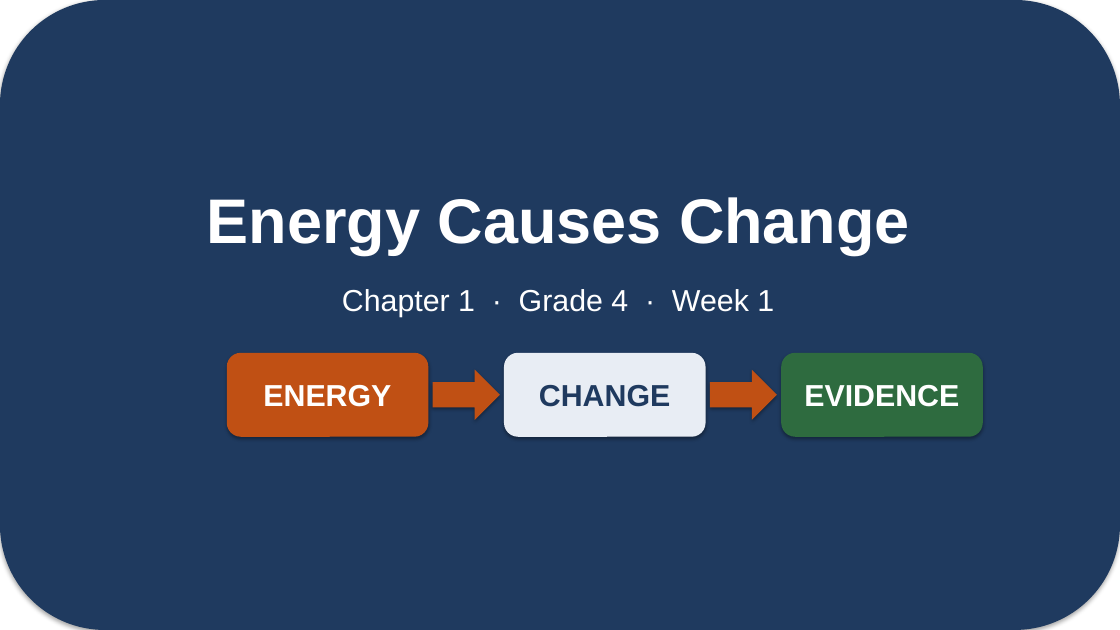
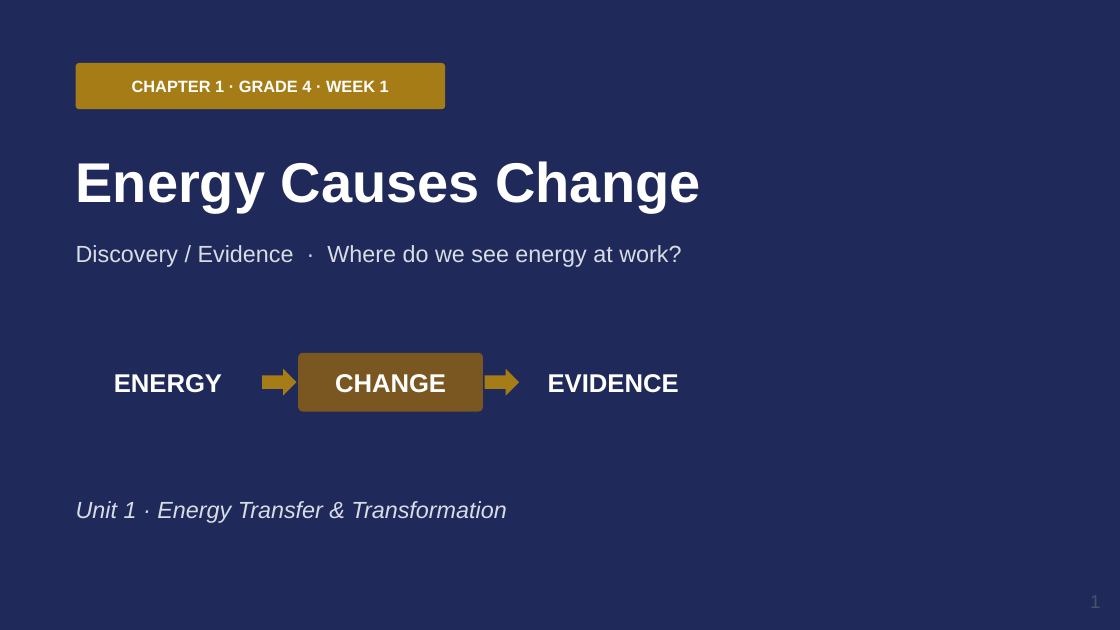
Before and after one commit to owenreagan-cyber/grade-4-energy-transfer-transformation, a slide deck: slide 1 of production/slides/01-ch1-energy-causes-change-slides.pptx. Drawn at 1120x630 pixels with LibreOffice and Linux fonts; fonts in the diff are those of the drawing. Boxes give left, top, right and bottom in pixels: in the first picture for what was removed or moved away, otherwise in the second. Text is boxed around its words. In the diff, an @@ line names an element or a change of style, - is before the commit and + after.

Commit message:
Build Chapter 1 gold-standard slideshow and sync playbook

```diff
--- a/production/slides/01-ch1-energy-causes-change-slides.pptx
+++ b/production/slides/01-ch1-energy-causes-change-slides.pptx
@@ rectangle at (0,0,1120,630): rounded rectangle to rectangle; fill #1F3A5F to #1F2A5A; shadow off @@
@@ rounded rectangle "CHAPTER 1 · GRADE 4 ...": place and size @@
-rounded rectangle "CHAPTER 1 · GRADE 4 ..." at (342,289,774,317)
+rounded rectangle "CHAPTER 1 · GRADE 4 ..." at (76,63,445,109)
@@ rounded rectangle "CHAPTER 1 · GRADE 4 ..." at (76,63,445,109): vertical alignment top to middle; fill none to #A67C16 @@
@@ text in rounded rectangle at (132,80,389,92): text changed; size 26 to 14 pt; bold on @@
-Chapter 1 · Grade 4 · Week 1
+CHAPTER 1 · GRADE 4 · WEEK 1
@@ text "Energy Causes Change": place and size @@
-text "Energy Causes Change" at (207,197,910,254)
+text "Energy Causes Change" at (76,161,700,212)
@@ text "Energy Causes Change" at (76,161,700,212): size 54 to 48 pt; alignment centre to left; more space between paragraphs @@
@@ text added at (76,245,681,267), 20 pt, text #D8DCE4 @@
+Discovery / Evidence · Where do we see energy at work?
@@ text "ENERGY": place and size @@
-text "ENERGY" at (227,353,429,437)
+text "ENERGY" at (114,374,222,393)
@@ text "ENERGY" at (114,374,222,393): size 26 to 22 pt; fill #C05014 to none; shadow off @@
@@ rounded rectangle "CHANGE": place and size @@
-rounded rectangle "CHANGE" at (504,353,706,437)
+rounded rectangle "CHANGE" at (298,353,483,412)
@@ rounded rectangle "CHANGE" at (298,353,483,412): size 26 to 22 pt, text colour #1F3A5F to #FFFFFF; fill #E8EDF4 to #7A5620; shadow off; proportions changed @@
@@ text "EVIDENCE": place and size @@
-text "EVIDENCE" at (781,353,983,437)
+text "EVIDENCE" at (548,374,679,393)
@@ text "EVIDENCE" at (548,374,679,393): size 26 to 22 pt; fill #2E6B3F to none; shadow off @@
@@ right arrow added at (262,369,297,396), fill #A67C16 @@
@@ right arrow: place and size @@
-right arrow at (433,370,500,420)
+right arrow at (485,369,519,396)
@@ right arrow at (485,369,519,396): fill #C05014 to #A67C16; shadow off @@
@@ right arrow removed at (710,370,777,420) @@
@@ text added at (76,501,506,523), 20 pt, text #D8DCE4, italic @@
+Unit 1 · Energy Transfer & Transformation
@@ text added at (1090,596,1100,608), 16 pt, text #4A5268 @@
+1
```
Also in this commit, not shown: 3 other slides changed, 41 slides added, 22 slides removed, 59 other files.
